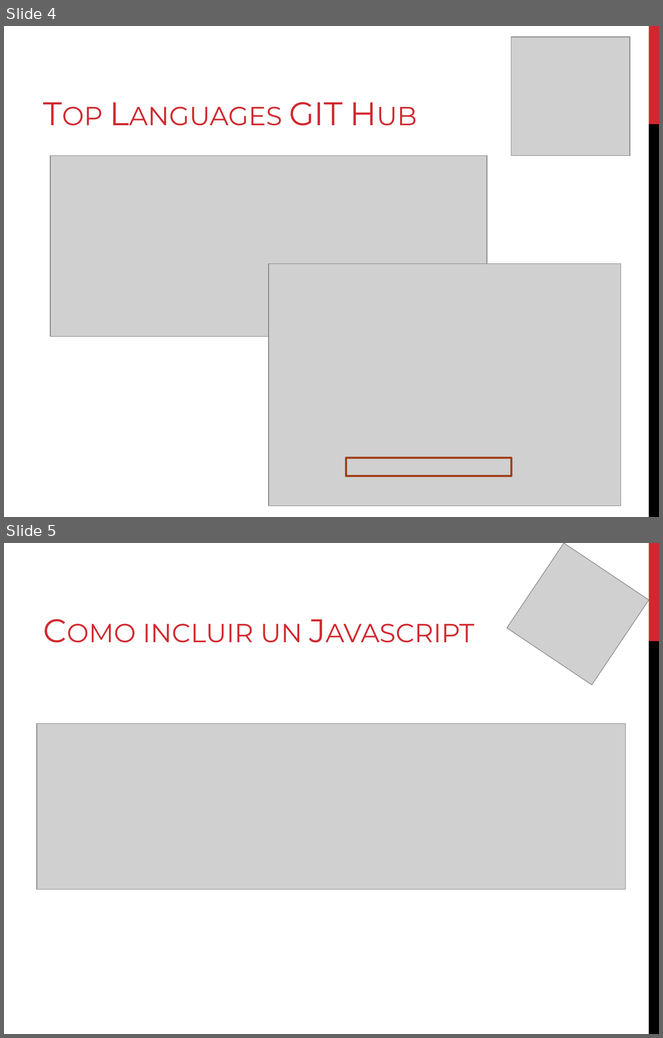
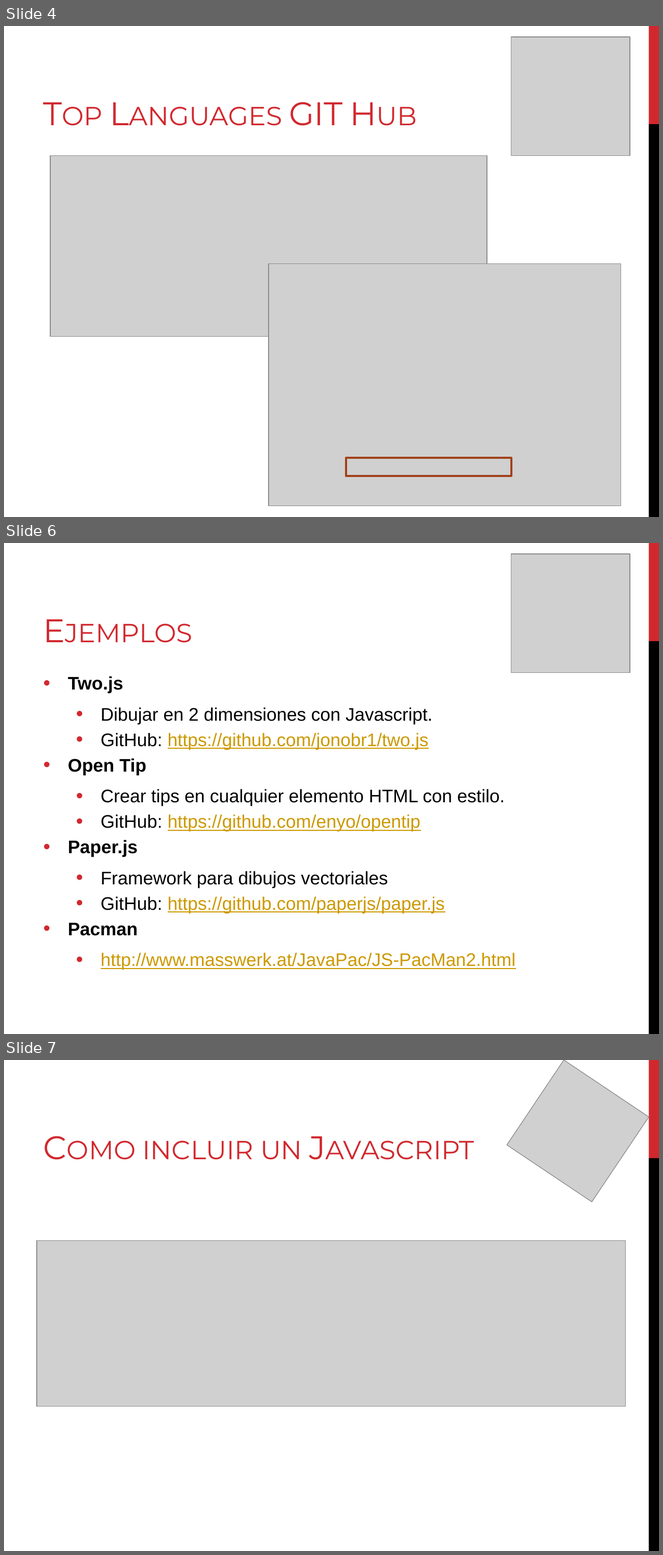
Before and after one commit to Unicen-Tuari/PW2013, a slide deck: Clases/Javascript/Slides/Javascript.pptx. Shown one above the other, each under a label of ours: slides 4 and 5 before the commit, slides 4, 6 and 7 after it; the slides between them are not shown. The pictures are 663x1038 and 663x1555 pixels, drawn with LibreOffice and Linux fonts; fonts in the diff are those of the drawing; grey boxes stand for pictures. Boxes give left, top, right and bottom in pixels: in the first picture for what was removed or moved away, otherwise in the second. Text is boxed around its words. In the diff, an @@ line names an element or a change of style, - is before the commit and + after.

```diff
--- a/Clases/Javascript/Slides/Javascript.pptx
+++ b/Clases/Javascript/Slides/Javascript.pptx
@@ slide 6 added at [4, 543, 659, 1034], background #FFFFFF; not listed: 2 template elements that a slide beside it also shows @@
@@ title added at [37, 554, 487, 652], 36 pt, text #D1282E, small capitals @@
+Ejemplos
@@ picture added at [511, 554, 630, 672] @@
@@ text added at [68, 676, 516, 970], 20 pt, text #000000 @@
+• Two.js
+  • Dibujar en 2 dimensiones con Javascript.
+  • GitHub: https://github.com/jonobr1/two.js
+• Open Tip
+  • Crear tips en cualquier elemento HTML con estilo.
+  • GitHub: https://github.com/enyo/opentip
+• Paper.js
+  • Framework para dibujos vectoriales
+  • GitHub: https://github.com/paperjs/paper.js
+• Pacman
+  • http://www.masswerk.at/JavaPac/JS-PacMan2.html
@@ what was slide 5 is now slide 7 @@
```
Also in this commit, not shown: 2 slides changed, 1 other slide added, 2 other files.
